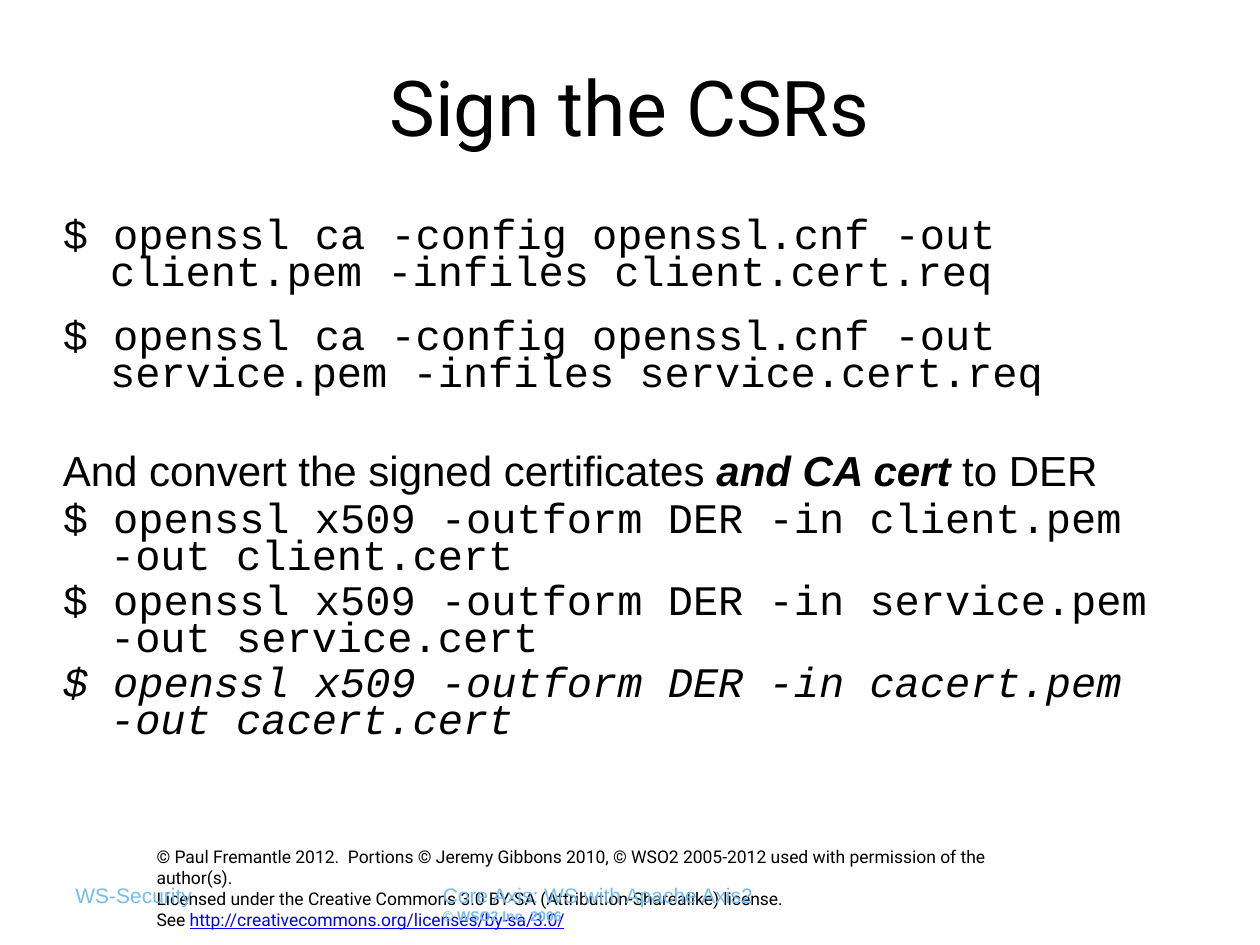
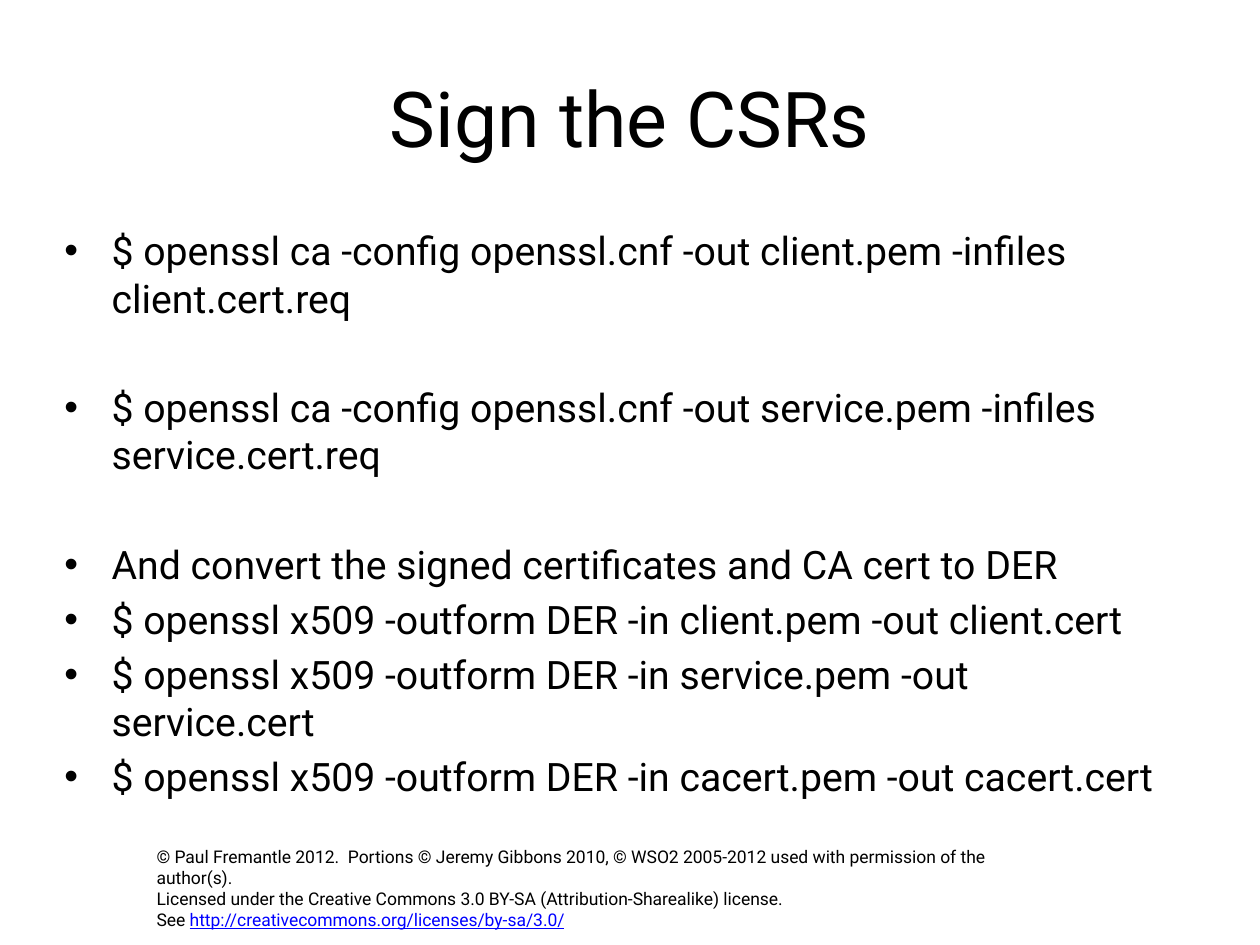
Before and after one commit to pzfreo/ox-soa-old, a slide deck: slide 9 of presentations/09a-Key Management.pptx. Drawn at 1260x945 pixels with LibreOffice and Linux fonts; fonts in the diff are those of the drawing; background and template pictures are left out. Boxes give left, top, right and bottom in pixels: in the first picture for what was removed or moved away, otherwise in the second. Text is boxed around its words. In the diff, an @@ line names an element or a change of style, - is before the commit and + after.

```diff
--- a/presentations/09a-Key Management.pptx
+++ b/presentations/09a-Key Management.pptx
@@ title "Sign the CSRs" at [390,89,869,163]: line spacing 0.73 to 1 @@
@@ text "$ openssl ca -config openssl.cnf ...": place and size @@
-text "$ openssl ca -config openssl.cnf ..." at [63,219,1147,735]
+text "$ openssl ca -config openssl.cnf ..." at [112,235,1153,799]
@@ text "$ openssl ca -config openssl.cnf ..." at [112,235,1153,799]: size 24 to 22.4 pt; font Courier New to Roboto in "$ openssl ca -config openssl.cnf -out client.pem ...", "$ openssl ca -config openssl.cnf -out service.pem ...", "$ openssl x509 -outform DER -in client.pem ...", "$ openssl x509 -outform DER -in service.pem ..." and 1 more places; font Arial to Roboto in "And convert the signed certificates and CA ..."; bold off in "and CA cert"; italic off in "and CA cert", "$ openssl x509 -outform DER -in cacert.pem ..."; bullet none to •; line spacing 0.73 to 1; line spacing 0.94 to 1 @@
@@ text removed at [75,888,192,907] @@
-WS-Security
@@ text removed at [443,888,752,925] @@
-Core Axis: WS with Apache Axis2
-© WSO2 Inc. 2006
```
Also in this commit, not shown: 10 other slides changed, 6 other files.
